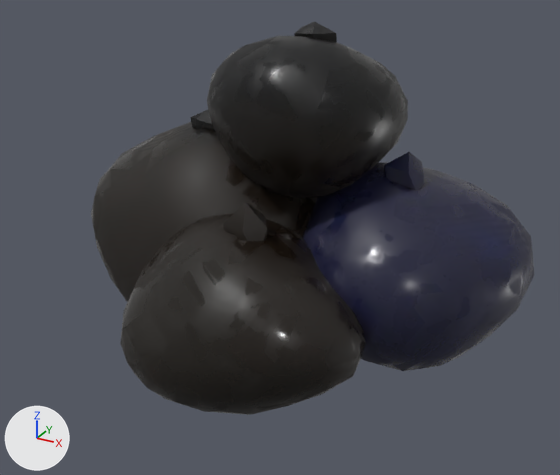
An edit to the glTF model assets/props/trash_bag_pile.glb, drawn before and after from the same camera.
One viewpoint serves both versions: a 50 mm camera at (0.842, -1.56, 1.032) aimed at (0.013, -0.053, 0.279). Lighting does not change. The marker at lower left points along +X, +Y and +Z. The first picture is the older version. Objects named as collision shapes, trigger or cutter boxes, shadow casters or lower levels of detail are left out. Where no turn or scale is listed for an object, it has been applied to the vertices. Vertices at exactly the same position are counted once.

Before the edit, the objects in view are built like this:
```python
mat_pigment_trash_bag_pile = bpy.data.materials.new('Pigment_trash_bag_pile')
mat_pigment_trash_bag_pile.use_nodes = True; mat_pigment_trash_bag_pile.node_tree.nodes.clear()
_N = mat_pigment_trash_bag_pile.node_tree.nodes; _L = mat_pigment_trash_bag_pile.node_tree.links
n0 = _N.new('ShaderNodeBsdfPrincipled'); n0.name = 'Principled BSDF'
n1 = _N.new('ShaderNodeOutputMaterial'); n1.name = 'Material Output'
n2 = _N.new('ShaderNodeTexImage'); n2.name = 'Image Texture'
n2.image = img_512_trash_bag_pile_basecolor
n3 = _N.new('ShaderNodeSeparateColor'); n3.name = 'Separate Color'
n4 = _N.new('ShaderNodeTexImage'); n4.name = 'Image Texture.001'
n4.image = img_trash_bag_pile_ao_trash_bag_pile_roughness_trash_bag_pile_metallic
n5 = _N.new('ShaderNodeNormalMap'); n5.name = 'Normal Map'
n5.uv_map = 'UVMap'
n6 = _N.new('ShaderNodeTexImage'); n6.name = 'Image Texture.002'
n6.image = img_512_trash_bag_pile_normal_opengl
_L.new(n0.outputs[0], n1.inputs[0])  # 'BSDF' to 'Surface'
_L.new(n2.outputs[0], n0.inputs[0])  # 'Color' to 'Base Color'
_L.new(n3.outputs[2], n0.inputs[1])  # 'Blue' to 'Metallic'
_L.new(n3.outputs[1], n0.inputs[2])  # 'Green' to 'Roughness'
_L.new(n4.outputs[0], n3.inputs[0])  # 'Color' to 'Color'
_L.new(n5.outputs[0], n0.inputs[5])  # 'Normal' to 'Normal'
_L.new(n6.outputs[0], n5.inputs[1])  # 'Color' to 'Color'
me_trash_bag_pile = bpy.data.meshes.new('trash_bag_pile')
me_trash_bag_pile.from_pydata(...)  # 696 vertices, 1360 faces; spans x -0.618..0.569, y -0.481..0.409, z 0.0..0.774
me_trash_bag_pile.materials.append(mat_pigment_trash_bag_pile)
ob_trash_bag_pile = bpy.data.objects.new('trash_bag_pile', me_trash_bag_pile)
ob_trash_bag_pile.location = (0.0, 0.0, 0.0)
```
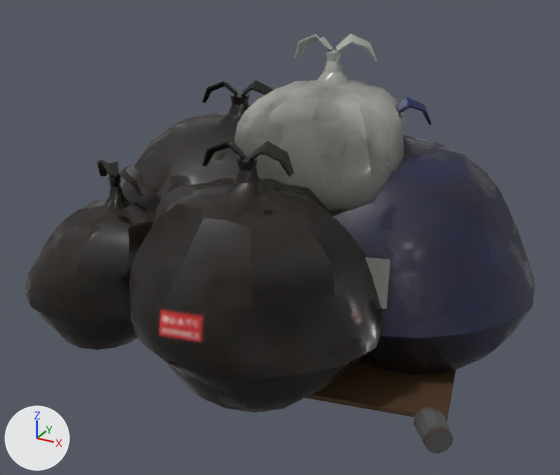
What differs and where, as boxes (x1, y1, x2, y2) in the pictures (560 x 475 px):
'trash_bag_pile', surface changed, reshaped (15% wider, 7% taller): before (91, 21, 534, 415); after (25, 34, 535, 454)
part 1 of me_trash_bag_pile, rebuilt: before (91, 122, 319, 302); after (121, 93, 250, 221)
part 2 of me_trash_bag_pile, rebuilt: before (207, 36, 408, 198); after (234, 50, 404, 215)
part 3 of me_trash_bag_pile, rebuilt: before (303, 162, 534, 371); after (334, 114, 535, 374)
part 4 of me_trash_bag_pile, rebuilt (28% taller): before (120, 214, 366, 415); after (129, 156, 381, 413)
part 5 of me_trash_bag_pile, deleted: before (384, 152, 425, 190)
part 6 of me_trash_bag_pile, deleted: before (223, 202, 267, 241)
part 7 of me_trash_bag_pile, built on: before (190, 21, 337, 132); after (25, 34, 456, 454)

The change, as a diff of the scene's bpy script:
```diff
--- a/assets/props/trash_bag_pile.glb.py
+++ b/assets/props/trash_bag_pile.glb.py
@@ img_trash_bag_pile_basecolor_trash_bag_pile_opacity @@
+img_trash_bag_pile_basecolor_trash_bag_pile_opacity = load_image('trash_bag_pile_BaseColor-trash_bag_pile_Opacity', '_unpacked/trash_bag_pile_BaseColor-trash_bag_pile_Opacity', 512, 512, 'sRGB')
@@ mat_pigment_trash_bag_pile @@
 n2 = _N.new('ShaderNodeTexImage'); n2.name = 'Image Texture'
-n2.image = img_512_trash_bag_pile_basecolor
+n2.image = img_trash_bag_pile_basecolor_trash_bag_pile_opacity
 n3 = _N.new('ShaderNodeSeparateColor'); n3.name = 'Separate Color'
@@ mat_pigment_trash_bag_pile @@
 n0 = _N.new('ShaderNodeBsdfPrincipled'); n0.name = 'Principled BSDF'
 _L.new(n6.outputs[0], n5.inputs[1])  # 'Color' to 'Color'
+_L.new(n2.outputs[1], n0.inputs[4])  # 'Alpha' to 'Alpha'
@@ me_trash_bag_pile @@
 # used by ob_trash_bag_pile; location = (0.0, 0.0, 0.0)
-me_trash_bag_pile.from_pydata(...)  # 696 vertices, 1360 faces; spans x -0.618..0.569, y -0.481..0.409, z 0.0..0.774
+me_trash_bag_pile.from_pydata(...)  # 1862 vertices, 3640 faces; spans x -0.634..0.588, y -0.49..0.45, z -0.004..0.746
+# me_trash_bag_pile part 1: the loose piece of 162 vertices spanning x -0.618..0.096, y -0.216..0.307, z 0.0..0.515 is rebuilt with 306 vertices and now spans x -0.593..0.141, y -0.245..0.435, z 0.0..0.564
+# me_trash_bag_pile part 2: the loose piece of 162 vertices spanning x -0.235..0.248, y -0.153..0.309, z 0.38..0.749 is rebuilt with 306 vertices and now spans x -0.207..0.289, y -0.121..0.319, z 0.24..0.708
+# me_trash_bag_pile part 3: the loose piece of 162 vertices spanning x 0.002..0.569, y -0.185..0.409, z 0.0..0.439 is rebuilt with 306 vertices and now spans x -0.083..0.588, y -0.187..0.45, z 0.0..0.56
+# me_trash_bag_pile part 4: the loose piece of 162 vertices spanning x -0.293..0.317, y -0.481..0.015, z 0.0..0.365 is rebuilt with 306 vertices and now spans x -0.259..0.333, y -0.49..0.06, z 0.0..0.535
+# me_trash_bag_pile part 5: the loose piece of 12 vertices spanning x 0.214..0.319, y 0.056..0.144, z 0.341..0.491 is deleted
+# me_trash_bag_pile part 6: the loose piece of 12 vertices spanning x -0.039..0.074, y -0.261..-0.172, z 0.274..0.429 is deleted
+# me_trash_bag_pile part 7: 24 vertices removed from x -0.296..0.095, y 0.004..0.112, z 0.391..0.774; 638 vertices added at x -0.634..0.536, y -0.461..0.248, z -0.004..0.746
 me_trash_bag_pile.materials.append(mat_pigment_trash_bag_pile)
```
